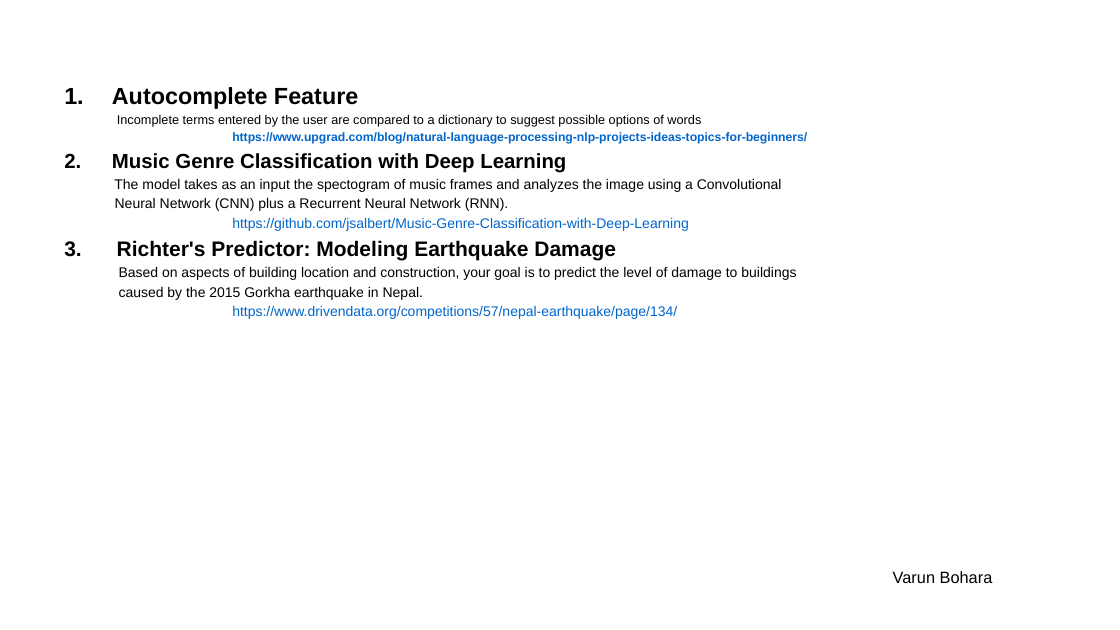
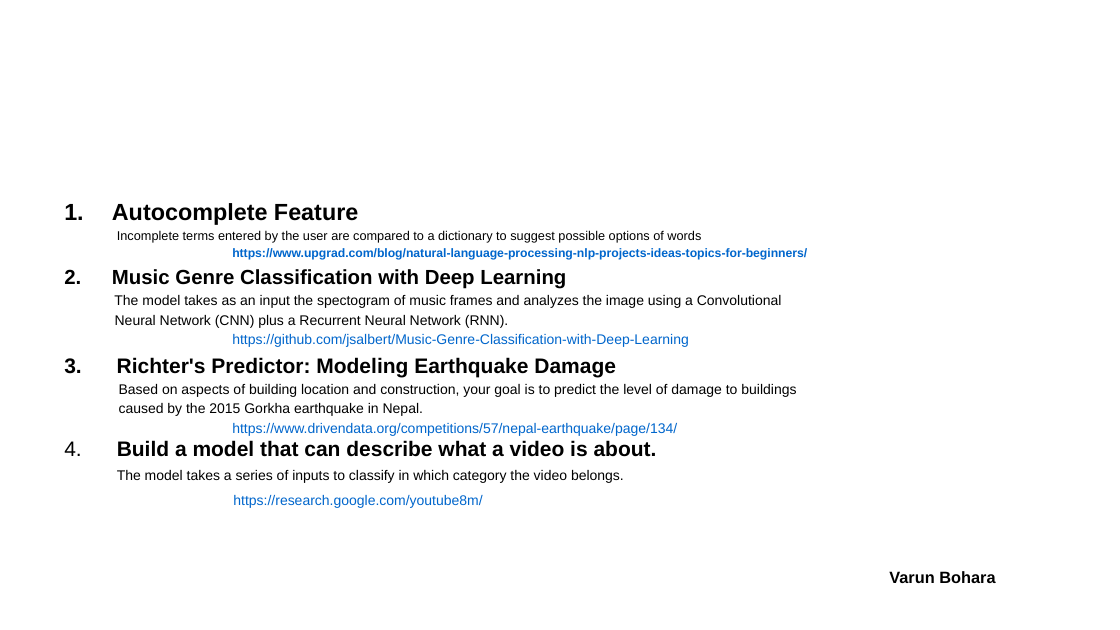
Before and after one commit to VarunBohara/Mini-Project-Documents, a slide deck: slide 2 of IDEAS FOR PROBLEM STATEMENT.2.pptx. Drawn at 1120x630 pixels with LibreOffice and Linux fonts; fonts in the diff are those of the drawing; background and template pictures are left out. Boxes give left, top, right and bottom in pixels: in the first picture for what was removed or moved away, otherwise in the second. Text is boxed around its words. In the diff, an @@ line names an element or a change of style, - is before the commit and + after.

```diff
--- a/IDEAS FOR PROBLEM STATEMENT.2.pptx
+++ b/IDEAS FOR PROBLEM STATEMENT.2.pptx
@@ text "Autocomplete Feature": place and size @@
-text "Autocomplete Feature" at (64, 87, 807, 319)
+text "Autocomplete Feature" at (64, 203, 807, 508)
@@ text at (64, 440, 657, 508): paragraphs added @@
+4. Build a model that can describe what a video is about.
+The model takes a series of inputs to classify in which category the video belongs.
+https://research.google.com/youtube8m/
@@ text "Varun Bohara" at (889, 571, 995, 583): bold on @@
```
